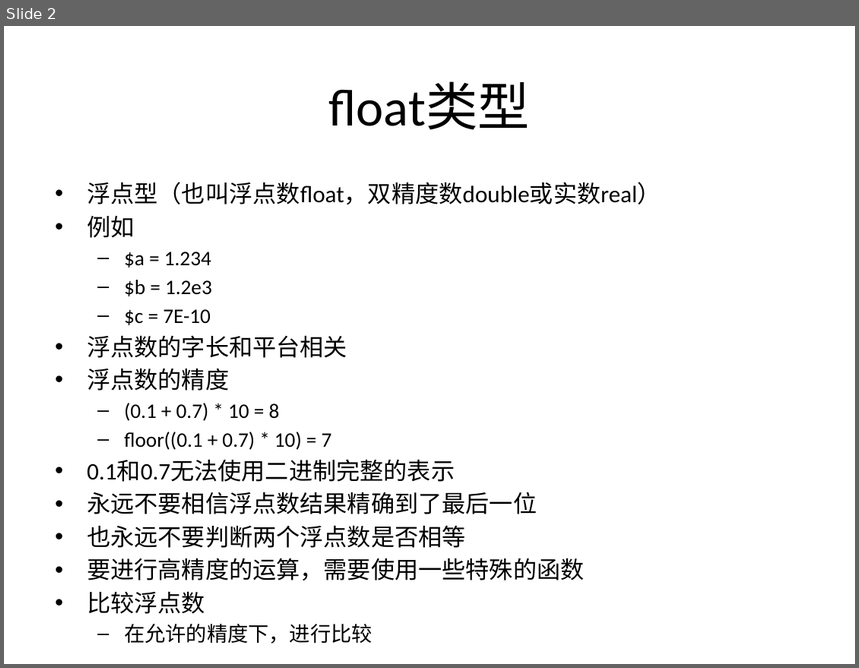
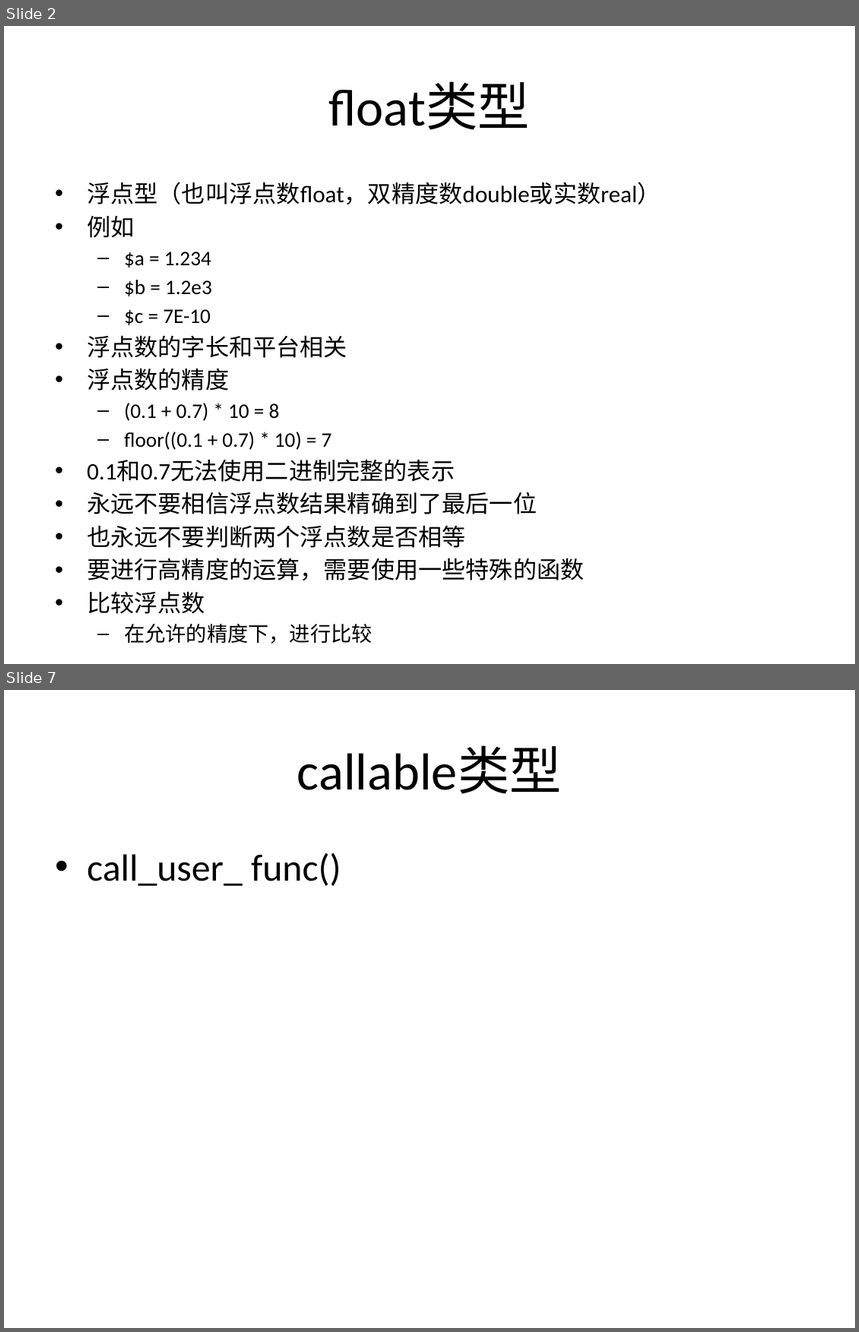
Before and after one commit to zhan3333/php-example, a slide deck: doc/ppt/第十课-php进阶.pptx. Shown one above the other, each under a label of ours: slide 2 before the commit, slides 2 and 7 after it; the slides between them are not shown. The pictures are 859x668 and 859x1332 pixels, drawn with LibreOffice and Linux fonts; fonts in the diff are those of the drawing. Boxes give left, top, right and bottom in pixels: in the first picture for what was removed or moved away, otherwise in the second. Text is boxed around its words. In the diff, an @@ line names an element or a change of style, - is before the commit and + after.

```diff
--- a/doc/ppt/第十课-php进阶.pptx
+++ b/doc/ppt/第十课-php进阶.pptx
@@ slide 7 added at (4,690,855,1328), background #FFFFFF @@
@@ title added at (297,746,562,794), 44 pt, text #000000 @@
+callable类型
@@ text added at (87,853,341,886), 32 pt, text #000000 @@
+• call_user_ func()
```
Also in this commit, not shown: 1 slide changed, 4 other slides added, 1 slide removed, 7 other files.
